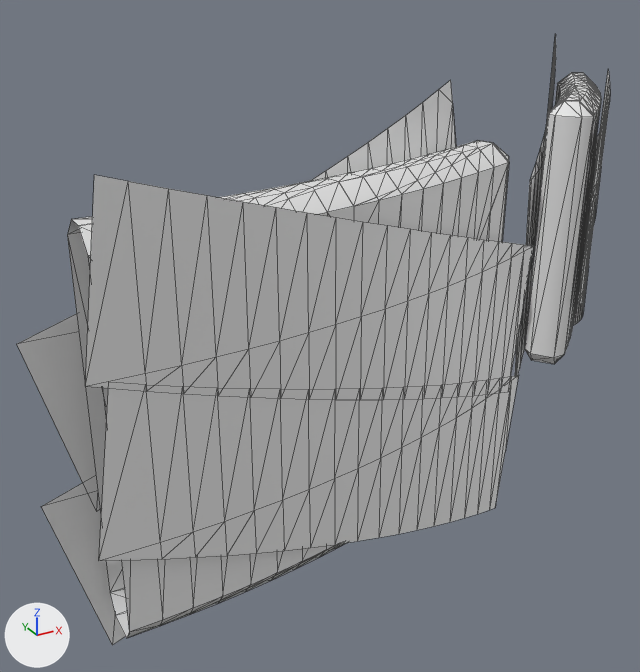
The glTF model Structures Plus/models/c90part_e6f474510326aefd65cde75f.glb, before and after one commit.
One viewpoint serves both versions: a 50 mm lens placed at (-2.5, -4.19, 2.37), pointed at (-0.82, -1.12, 0.83). The axes (+X, +Y, +Z) are drawn at lower left. The lights are the same throughout. The older version comes first. Mesh edges are drawn as thin lines. Vertices at exactly the same position are counted once.
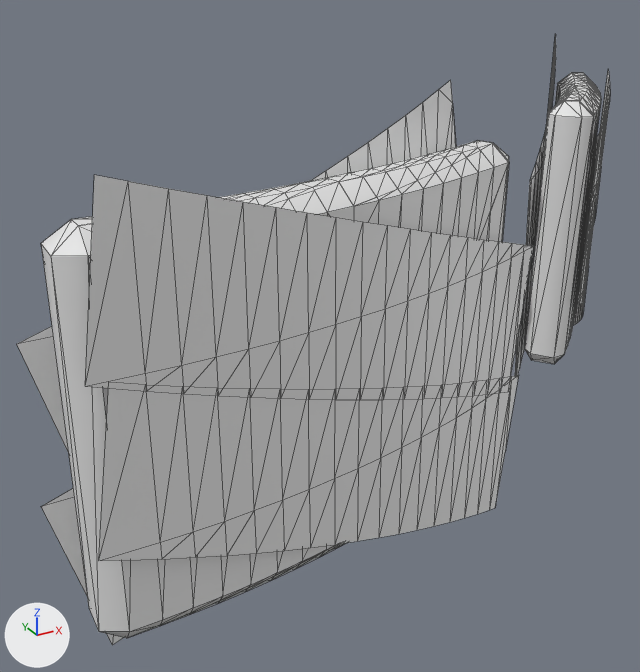
Where the change shows, as pixel boxes [x1, y1, x2, y2] in the pictures (640 x 672 px):
part 1 of me_mesh_0, added
    after: [41, 219, 129, 638]

Edits to the bpy script that builds the scene:
```text
Change me_mesh_0:
    used by ob_cube; location = (0.0, 0.0, 0.0)
    remove me_mesh_0.from_pydata(...)  # 505 vertices, 833 faces; spans x -2.17..-0.24, y -2.14..-1.53, z 0.22..1.94
    add me_mesh_0.from_pydata(...)  # 509 vertices, 847 faces; spans x -2.17..-0.24, y -2.14..-1.53, z 0.22..1.94
    me_mesh_0 part 1
    4 vertices are added at (-2.08, -1.94, 1.67), (-2.08, -2.06, 1.67), (-2.08, -1.94, 0.5), (-2.08, -2.06, 0.5)
    14 new faces join them, mat_thatch (white #e7e7e7)
```
